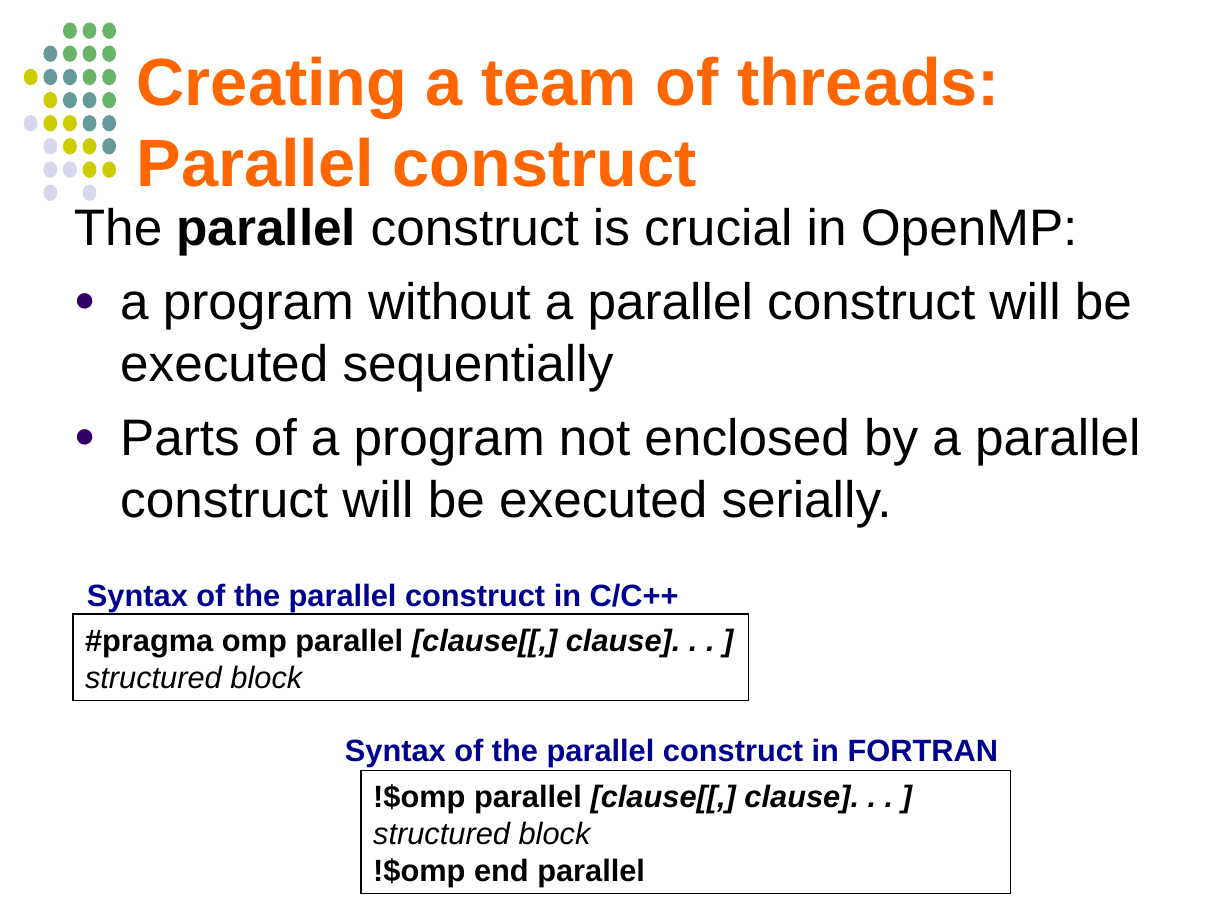
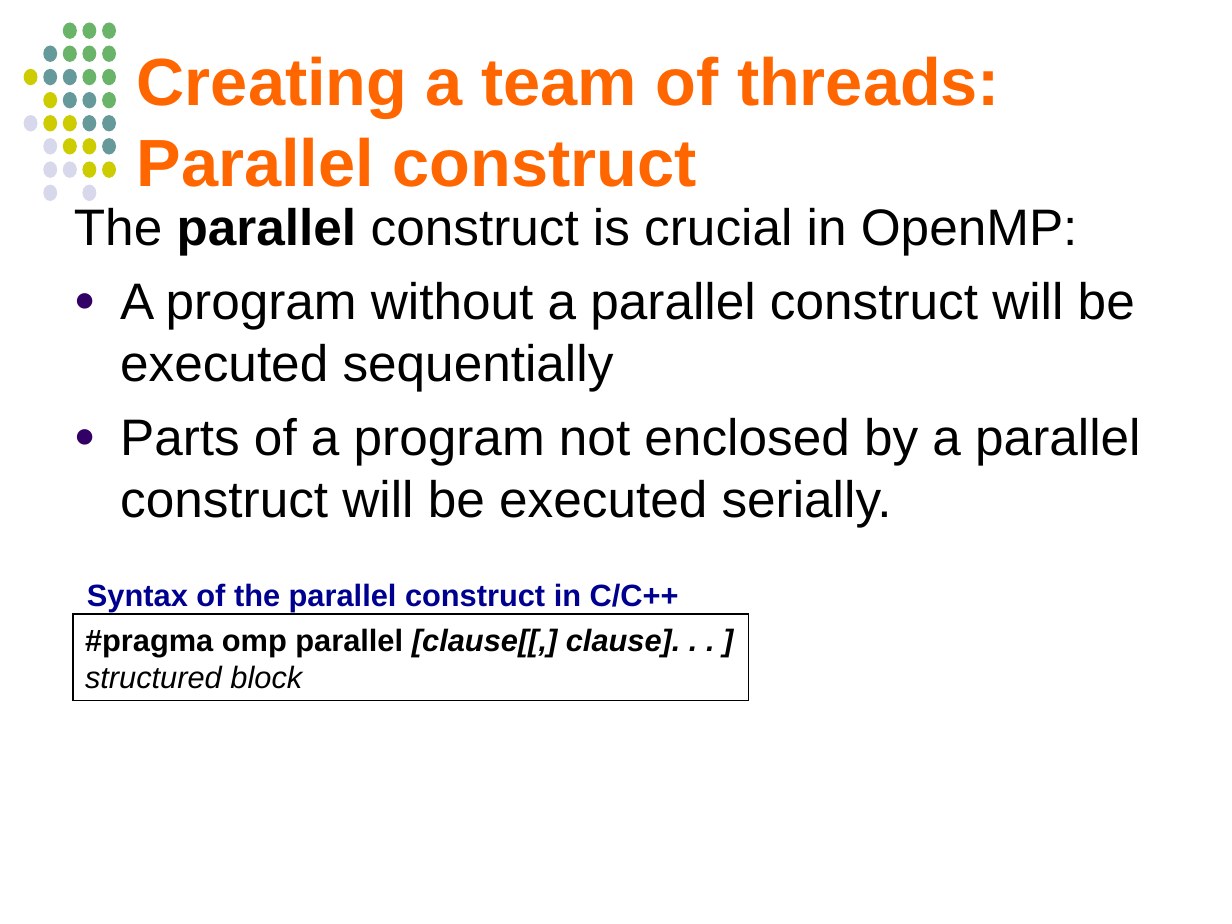
Before and after one commit to jablub/chpc_omp, a slide deck: slide 74 of OpenMP_MKuttel_CHPCWinterSchool2012.odp. Drawn at 1232x924 pixels with LibreOffice and Linux fonts; fonts in the diff are those of the drawing. Boxes give left, top, right and bottom in pixels: in the first picture for what was removed or moved away, otherwise in the second. Text is boxed around its words. In the diff, an @@ line names an element or a change of style, - is before the commit and + after.

```diff
--- a/OpenMP_MKuttel_CHPCWinterSchool2012.odp
+++ b/OpenMP_MKuttel_CHPCWinterSchool2012.odp
@@ text at (120, 281, 1135, 391): text changed @@
-● a program without a parallel construct will be executed sequentially
+● A program without a parallel construct will be executed sequentially
@@ text removed at (345, 738, 998, 767) @@
-Syntax of the parallel construct in FORTRAN
@@ rectangle removed at (361, 770, 1010, 893) @@
-!$omp parallel [clause[[,] clause]. . . ]
-structured block
-!$omp end parallel
```
Also in this commit, not shown: 31 other slides changed, 5 slides added, 3 slides removed, 1 other file.
